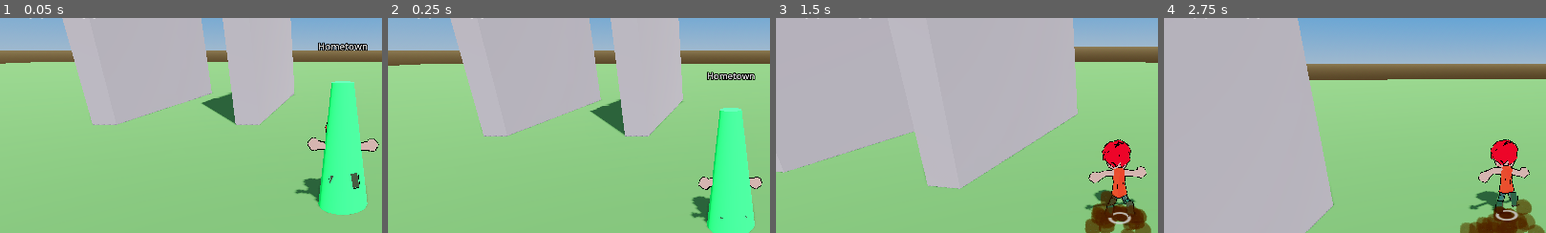
Above: before the commit, frames 1-4 (left to right).
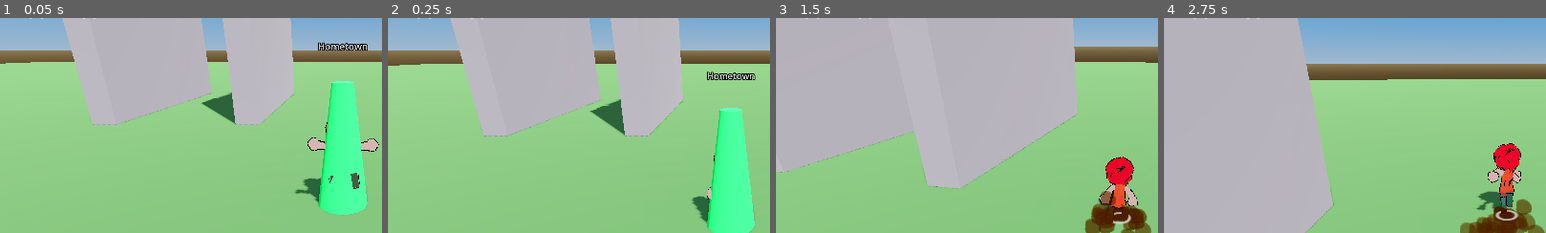
Above: after the commit, the same moments.

Repository: doggoanim/Krits
Game: Godot game, scene res://main.tscn
Same seed, same stepped clock (60 frames per second), same inputs: the game is played once before the commit and once after it.
Inputs (mouse positions are % of the whole screen's width and height, from its top left):
- Up to frame 1 (0.05 s): no input
- Up to frame 2 (0.25 s): no input
- Up to frame 3 (1.5 s): tap Enter at 0.5 s; move the mouse to (55, 50) at 0.52 s; hold W (move_forward) from 0.53 s (still down); tap Space (jump) at 0.6, 0.77, 1.07 s; move the mouse to (45, 50) at 1.27 s; tap Ctrl (crouch_pound) at 1.35 s
- Up to frame 4 (2.75 s): keep holding W (move_forward); tap Space (jump) at 1.52, 1.55, 1.82, 2.3 s; move the mouse to (52, 48) at 2.02 s; tap E (interact) at 2.1 s
The pictures show only the part of the screen within x 5-55%, y 16-66%; the shares and areas given below are measured in that part.

Frame 1 is identical in both runs. In frame 2, 0.5% of the frame differs, in the area x 79-98%, y 64-94%; in frame 3, 2.4%, in the area x 80-97%, y 56-97%; in frame 4, 1.5%.

Commit message:
Revert "Give the transition into falling its own, longer animation blend"
This reverts commit 30d3dcfd6e351069048f33b2349923d558935d32.

Diff:
--- a/player/player_visual.gd
+++ b/player/player_visual.gd
@@ -18,12 +18,6 @@
 ## play_random_attack()).
 const ANIM_ATTACK_VARIANTS: Array[StringName] = [&"attack1", &"attack2", &"attack3"]
 const ANIM_FALLING := &"falling"
-## Falling gets its own, longer cross-blend than play()'s default 0.15 — it's
-## reached from several different, often fast-moving poses (a jump's rising
-## pose, an orb-hit attack, a wall bounce's reaction pose) and a quick cut
-## into it reads as an abrupt snap. Pass this explicitly wherever ANIM_FALLING
-## is played; everything else keeps the default blend.
-const FALLING_BLEND := 0.4
 const ANIM_ROLL := &"roll"
 const ANIM_DIVE := &"air_dive"
 const ANIM_LONG_JUMP := &"long_jump"
--- a/player/states/air_state.gd
+++ b/player/states/air_state.gd
@@ -28,10 +28,7 @@
 	p.apply_gravity(delta)
 	# A wall-bounce collision pose protects itself via play_hold — this call
 	# is simply ignored for the moment and takes back over once it expires.
-	if p.velocity.y > 0.0:
-		p.visual.play(p.visual.jump_start_anim())
-	else:
-		p.visual.play(PlayerVisual.ANIM_FALLING, PlayerVisual.FALLING_BLEND)
+	p.visual.play(p.visual.jump_start_anim() if p.velocity.y > 0.0 else PlayerVisual.ANIM_FALLING)
 	p.move_and_slide()
 	if p.is_on_floor():
 		machine.transition_to(&"Ground")
